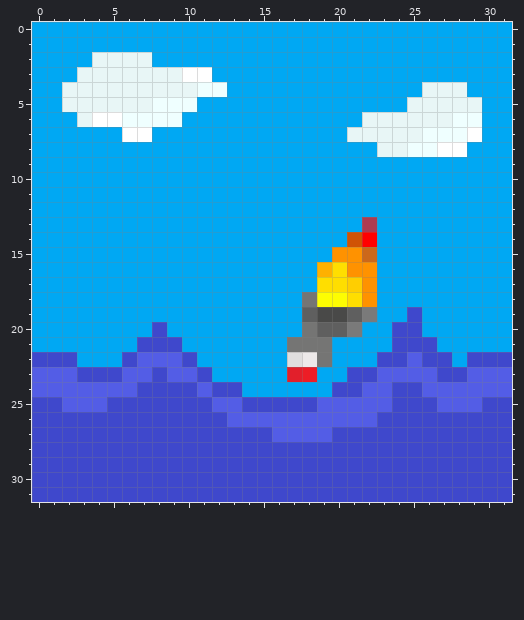
Pixel-art sprite, stored at img/Battleship_miss.png. The picture above was drawn from the file before the commit.
The file is 32x32 pixels. Colours within 5 levels of each other are drawn and written as one.
The result:
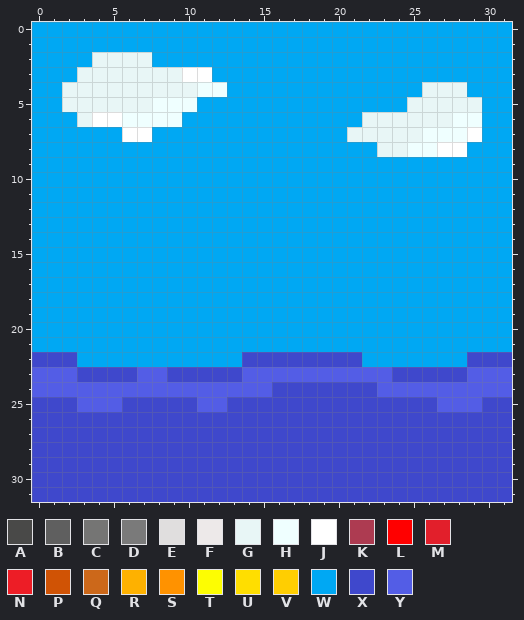
Palette (. is transparent): A #494948  B #5f5f5f  C #757574  D #7a7a7a  E #e0dede  F #ede9e9  G #e8f6f6  H #efffff  J #ffffff  K #ad3b51  L #ff0000  M #e21f2b  N #ed1d26  P #d05305  Q #cc681a  R #feb100  S #ff9200  T #fdfd02  U #ffde00  V #ffce01  W #00a8f3  X #3f48cc  Y #535de6
Edits made:
{"y":13,"x":22,"old":"K","new":"W"}
{"y":14,"x":21,"old":"PL","new":"WW"}
{"y":15,"x":20,"old":"SSQ","new":"WWW"}
{"y":16,"x":19,"old":"RUSS","new":"WWWW"}
{"y":17,"x":19,"old":"UUVS","new":"WWWW"}
{"y":18,"x":18,"old":"CTTUS","new":"WWWWW"}
{"y":19,"x":18,"old":"BAABD","new":"WWWWW"}
{"y":19,"x":25,"old":"X","new":"W"}
{"y":20,"x":8,"old":"X","new":"W"}
{"y":20,"x":18,"old":"CBBD","new":"WWWW"}
{"y":20,"x":24,"old":"XX","new":"WW"}
{"y":21,"x":7,"old":"XXX","new":"WWW"}
{"y":21,"x":17,"old":"CCC","new":"WWW"}
{"y":21,"x":24,"old":"XXX","new":"WWW"}
{"y":22,"x":6,"old":"XYYYX","new":"WWWWW"}
{"y":22,"x":14,"old":"WWWEFCWW","new":"XXXXXXXX"}
{"y":22,"x":23,"old":"XXYXX","new":"WWWWW"}
{"y":23,"x":6,"old":"Y","new":"X"}
{"y":23,"x":8,"old":"XYY","new":"YXX"}
{"y":23,"x":12,"old":"WWWWWMNWWXX","new":"XXYYYYYYYYY"}
{"y":23,"x":24,"old":"YYY","new":"XXX"}
{"y":24,"x":7,"old":"XXXX","new":"YYYY"}
{"y":24,"x":12,"old":"XXWWWWWW","new":"YYYYXXXX"}
{"y":24,"x":22,"old":"Y","new":"X"}
{"y":24,"x":24,"old":"XX","new":"YY"}
{"y":25,"x":2,"old":"Y","new":"X"}
{"y":25,"x":5,"old":"X","new":"Y"}
{"y":25,"x":11,"old":"X","new":"Y"}
{"y":25,"x":13,"old":"Y","new":"X"}
{"y":25,"x":19,"old":"YYYYY","new":"XXXXX"}
{"y":26,"x":13,"old":"YYYYYYYYYY","new":"XXXXXXXXXX"}
{"y":27,"x":16,"old":"YYYY","new":"XXXX"}
